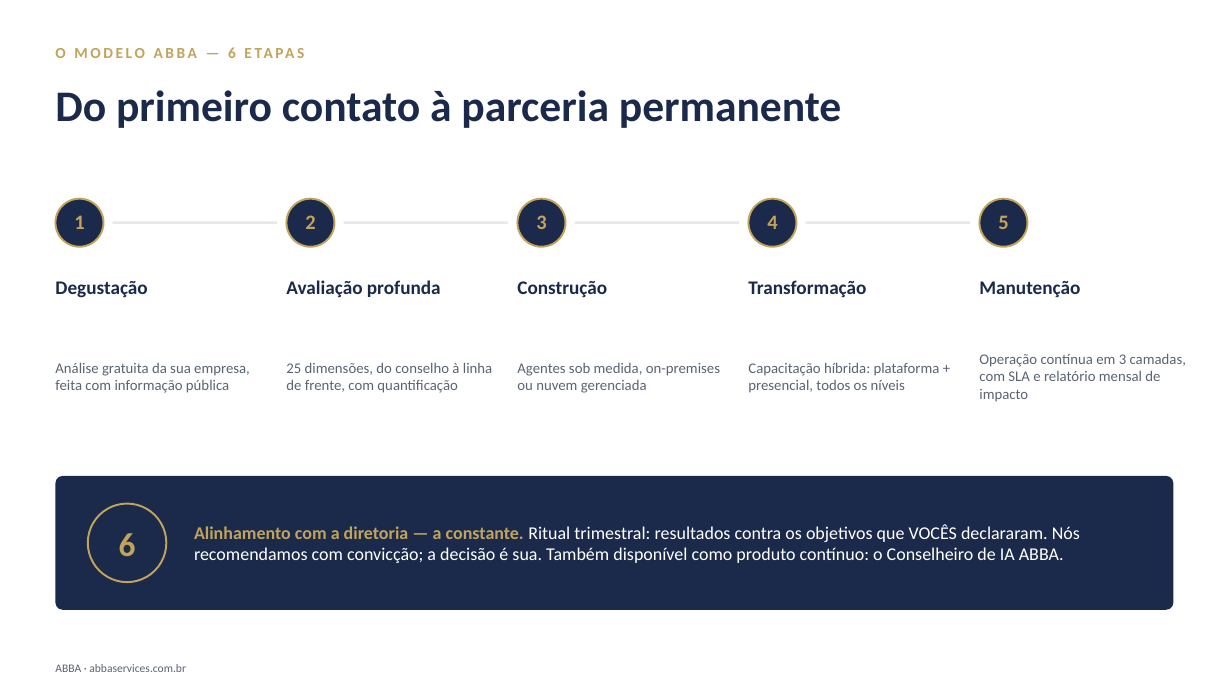
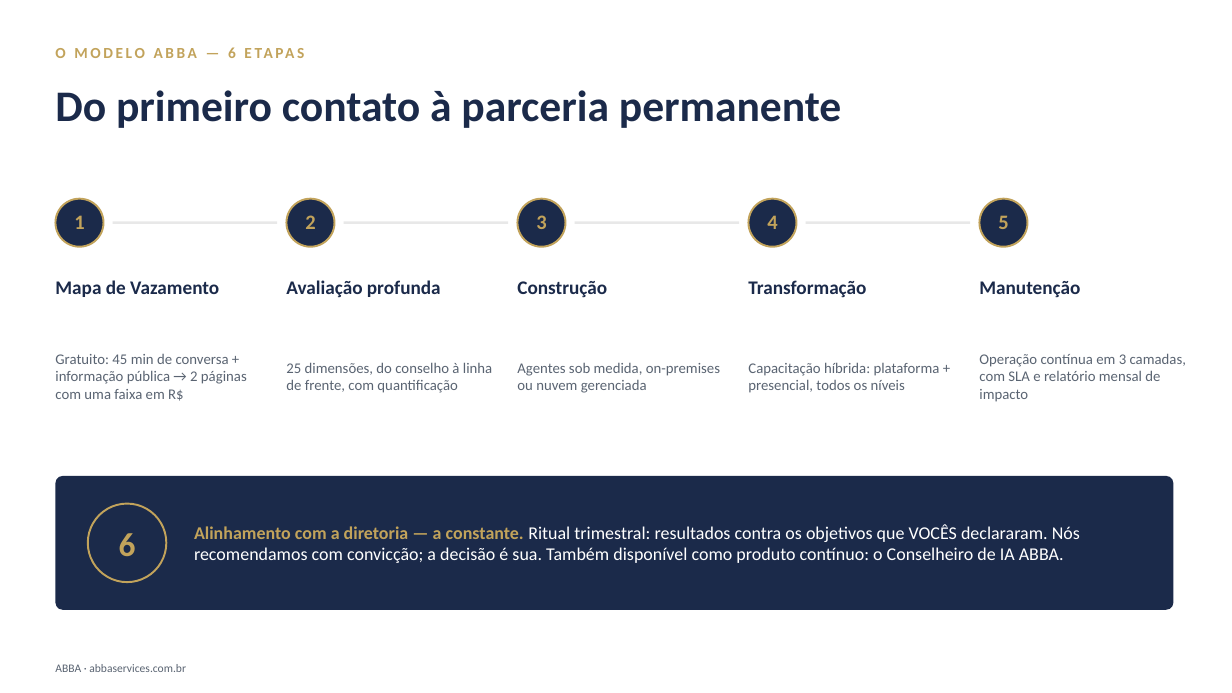
Before and after one commit to DanielMoraesCoca/abba-ops, a slide deck: slide 5 of 08-materiais/modelos/abba-deck-institucional.pptx. Drawn at 1232x693 pixels with LibreOffice and Linux fonts; fonts in the diff are those of the drawing. Boxes give left, top, right and bottom in pixels: in the first picture for what was removed or moved away, otherwise in the second. Text is boxed around its words. In the diff, an @@ line names an element or a change of style, - is before the commit and + after.

```diff
--- a/08-materiais/modelos/abba-deck-institucional.pptx
+++ b/08-materiais/modelos/abba-deck-institucional.pptx
@@ text at box(55, 280, 219, 297): text changed @@
-Degustação
+Mapa de Vazamento
@@ text at box(55, 354, 247, 401): text changed @@
-Análise gratuita da sua empresa, feita com informação pública
+Gratuito: 45 min de conversa + informação pública → 2 páginas com uma faixa em R$
```
Also in this commit, not shown: 5 other slides changed, 1 slide added, 4 other files.
